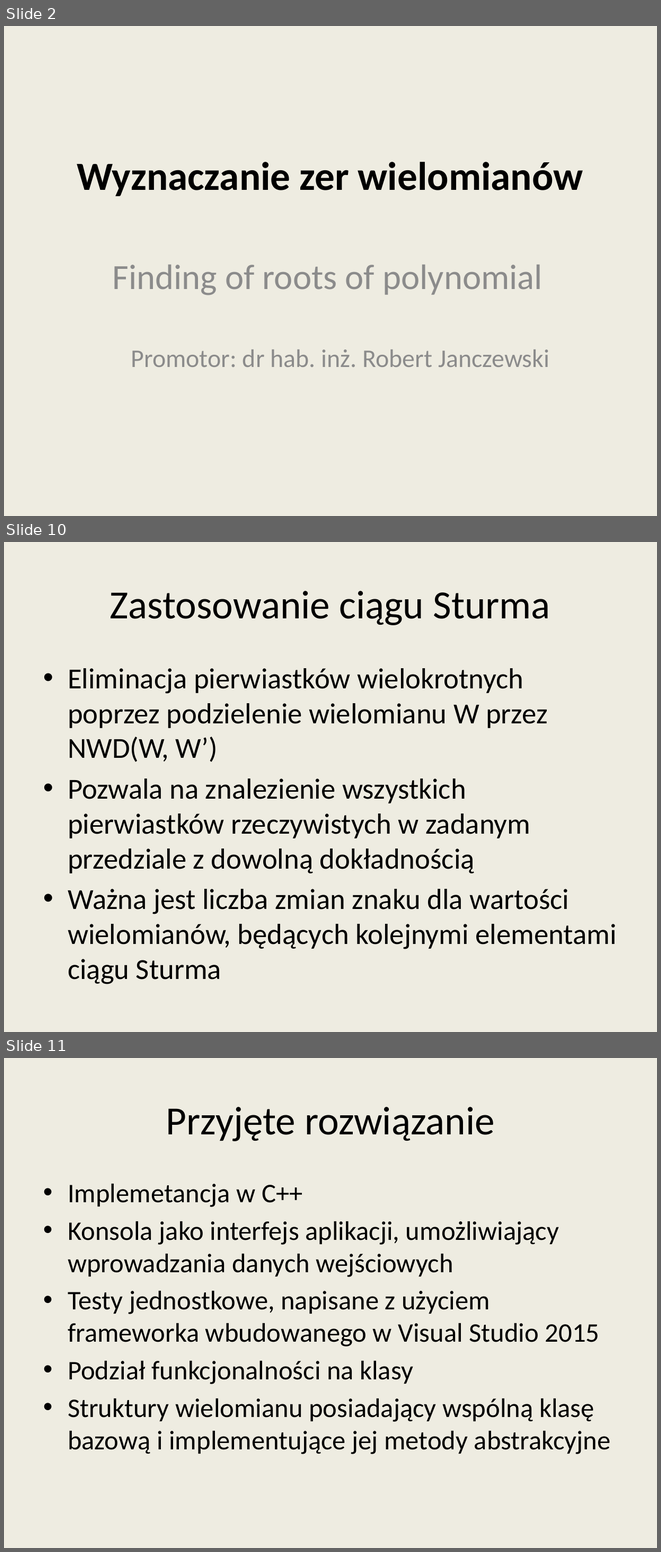
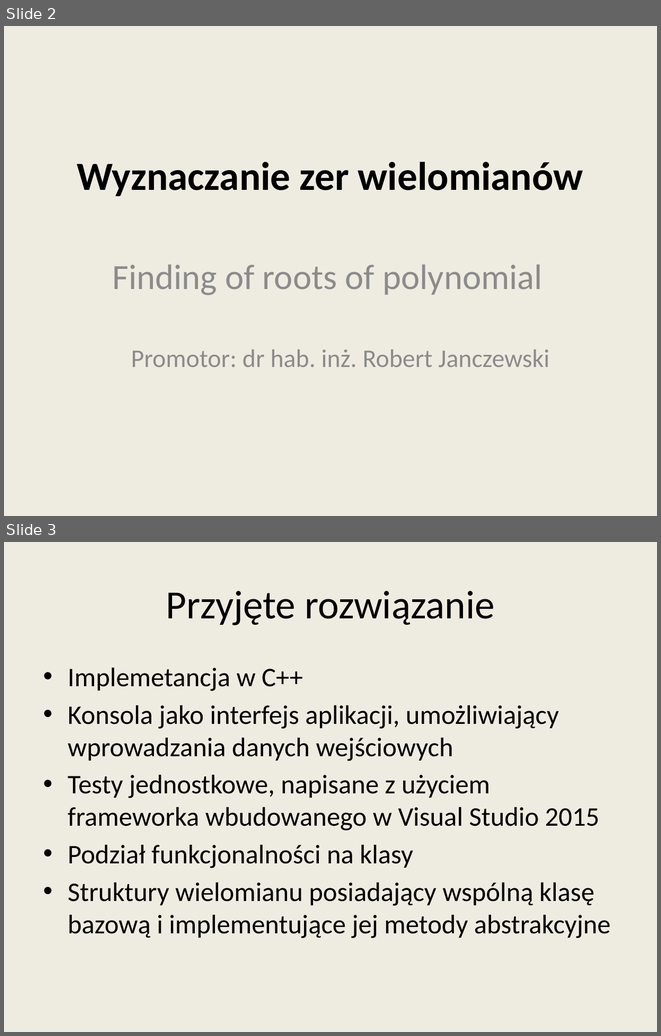
Before and after one commit to wojtekpas/PracaMagisterska, a slide deck: Praca/Seminarium/seminarium_prez2.pptx. Shown one above the other, each under a label of ours: slides 2, 10 and 11 before the commit, slides 2 and 3 after it; the slides between them are not shown. The pictures are 661x1552 and 661x1036 pixels, drawn with LibreOffice and Linux fonts; fonts in the diff are those of the drawing. Boxes give left, top, right and bottom in pixels: in the first picture for what was removed or moved away, otherwise in the second. Text is boxed around its words. In the diff, an @@ line names an element or a change of style, - is before the commit and + after.

```diff
--- a/Praca/Seminarium/seminarium_prez2.pptx
+++ b/Praca/Seminarium/seminarium_prez2.pptx
@@ slide 10 removed at [4,542,657,1032], background #EEECE1 @@
@@ title removed at [110,591,550,625] @@
-Zastosowanie ciągu Sturma
@@ text removed at [68,668,616,984] @@
-• Eliminacja pierwiastków wielokrotnych poprzez podzielenie wielomianu W przez NWD(W, W’)
-• Pozwala na znalezienie wszystkich pierwiastków rzeczywistych w zadanym przedziale z dowolną dokładnością
-• Ważna jest liczba zmian znaku dla wartości wielomianów, będących kolejnymi elementami ciągu Sturma
@@ what was slide 11 is now slide 3 @@
```
Also in this commit, not shown: 3 slides changed, 6 other slides removed, 2 other files.
